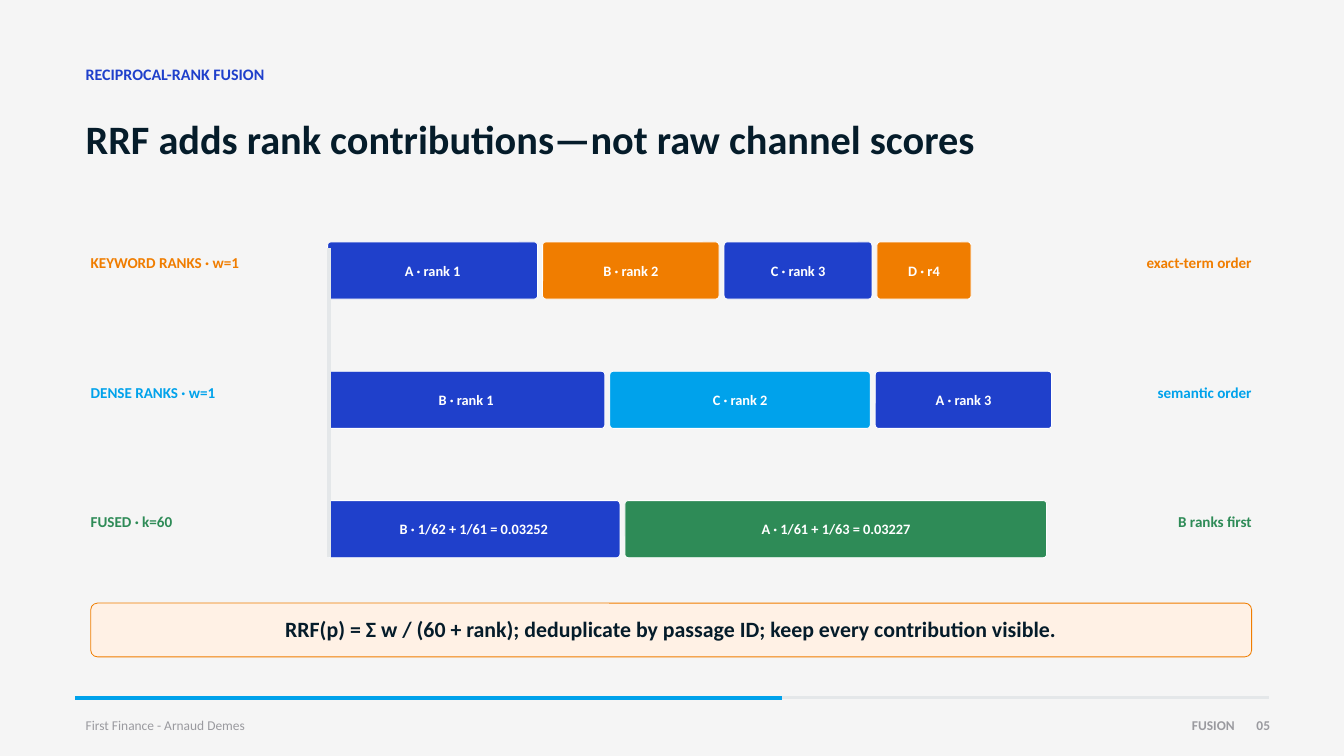
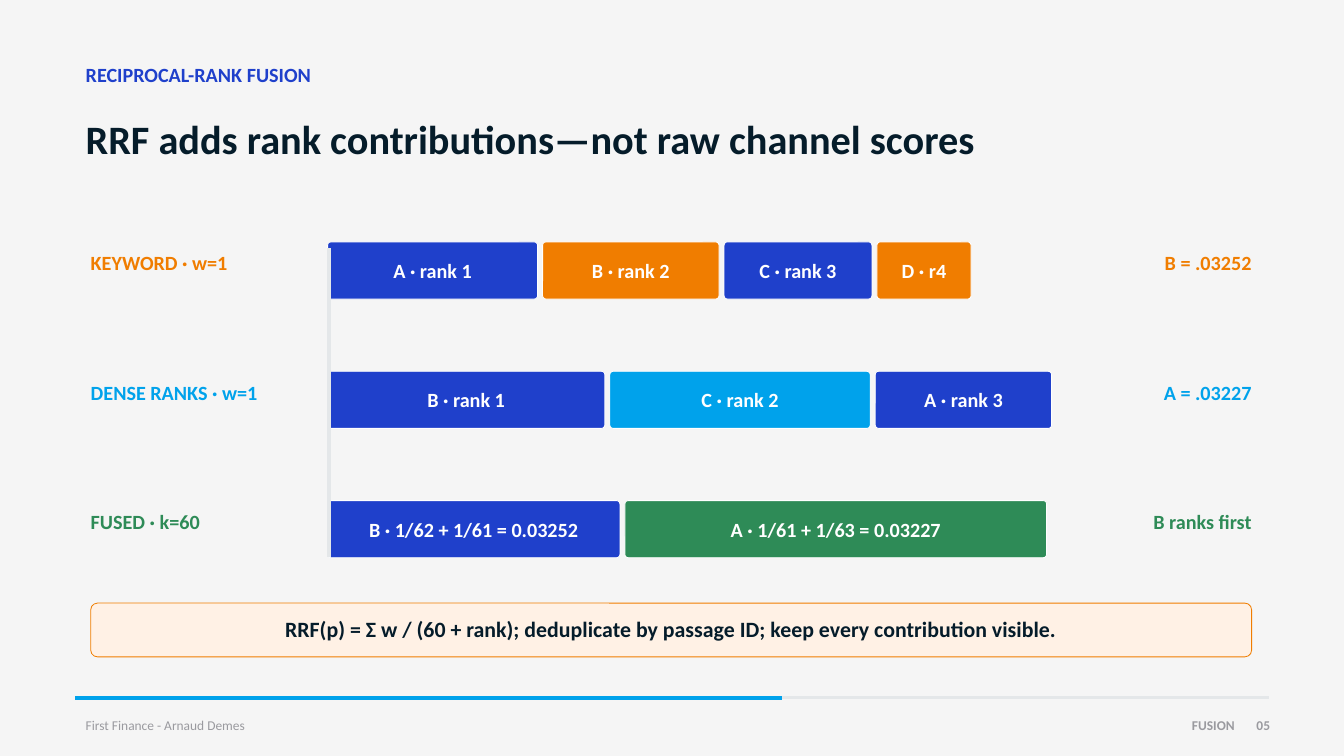
Before and after one commit to Nonocho/finai-academy, a slide deck: slide 5 of decks/06-hybrid-retrieval.pptx. Drawn at 1344x756 pixels with LibreOffice and Linux fonts; fonts in the diff are those of the drawing. Boxes give left, top, right and bottom in pixels: in the first picture for what was removed or moved away, otherwise in the second. Text is boxed around its words. In the diff, an @@ line names an element or a change of style, - is before the commit and + after.

```diff
--- a/decks/06-hybrid-retrieval.pptx
+++ b/decks/06-hybrid-retrieval.pptx
@@ text "RECIPROCAL-RANK FUSION" at (x1=86, y1=68, x2=311, y2=82): size 14.2 to 18 pt @@
@@ text at (x1=91, y1=256, x2=227, y2=270): text changed; size 13.5 to 18 pt @@
-KEYWORD RANKS · w=1
+KEYWORD · w=1
@@ text at (x1=1165, y1=256, x2=1251, y2=270): text changed; size 13.5 to 18 pt @@
-exact-term order
+B = .03252
@@ text at (x1=1164, y1=386, x2=1251, y2=400): text changed; size 13.5 to 18 pt @@
-semantic order
+A = .03227
@@ size 12.8 to 18 pt in 9 elements at (x1=393, y1=264, x2=472, y2=278), (x1=592, y1=264, x2=669, y2=278), (x1=759, y1=264, x2=836, y2=278), (x1=902, y1=265, x2=946, y2=278), (x1=427, y1=393, x2=505, y2=407), (x1=701, y1=393, x2=778, y2=407), (x1=924, y1=393, x2=1003, y2=407), (x1=369, y1=523, x2=579, y2=538), (x1=731, y1=523, x2=941, y2=538) @@
@@ size 13.5 to 18 pt in 3 elements at (x1=91, y1=386, x2=257, y2=400), (x1=91, y1=515, x2=200, y2=529), (x1=1153, y1=515, x2=1252, y2=529) @@
```
Also in this commit, not shown: 5 other slides changed.
